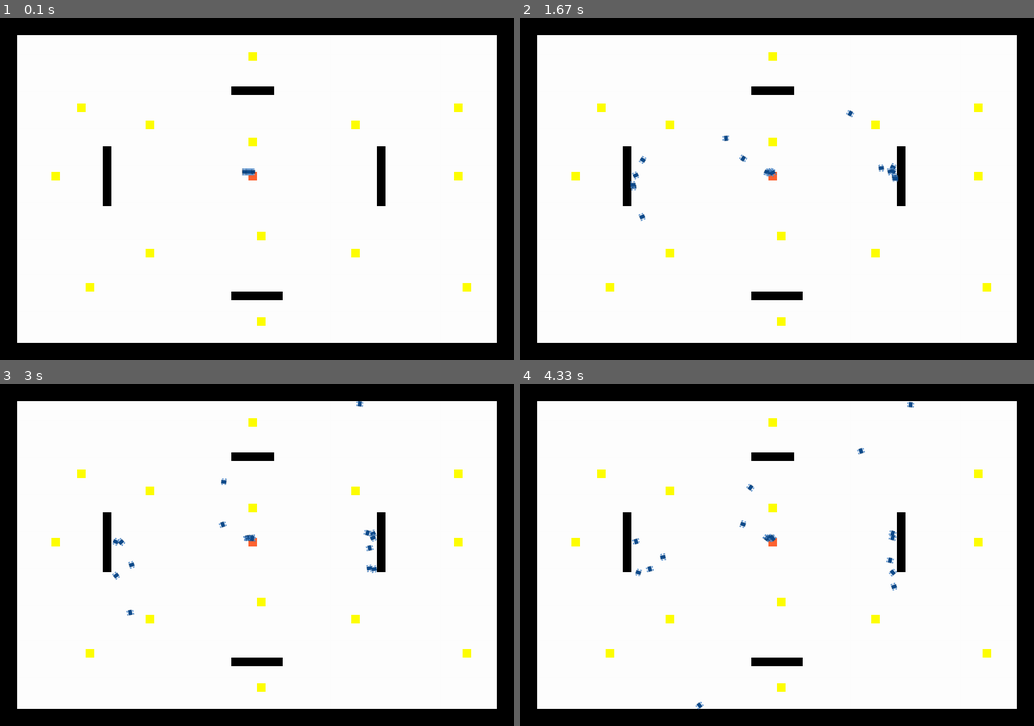
Above: before the commit, frames 1-4 (two rows, left to right).
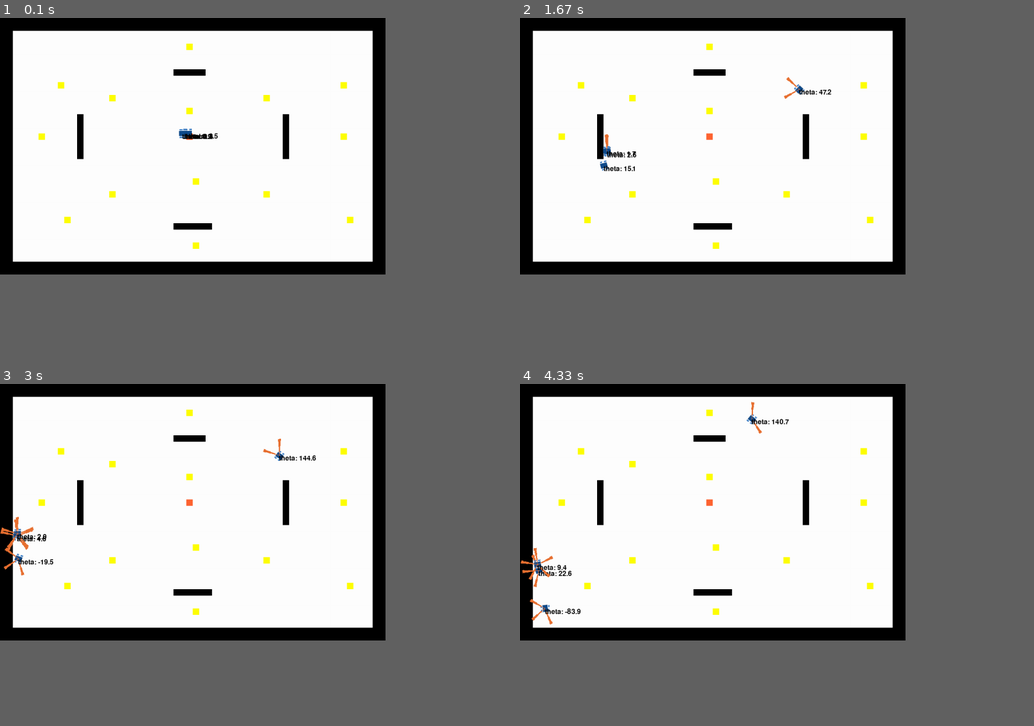
Above: after the commit, the same moments.

Repository: AnishJadoe/bioinspired
Game: pygame game, started from Code/main.py
The game is run twice, just before and just after one commit, with the same random seed, the same clock (stepped at 60 frames per second) and the same inputs.
Inputs:
- Up to frame 1 (0.1 s): no input
- Up to frame 2 (1.67 s): no input
- Up to frame 3 (3 s): no input
- Up to frame 4 (4.33 s): tap Enter at 3.33 s
In our replay, the window is 900x600 before the commit and 675x450 after it. These sizes can differ from the game's own. Grey fills any space a smaller window leaves; there, only what the larger window draws over its background counts as a difference.

The runs differ from the first frame. In frame 1, 18% of the frame differs, in the area x 0-100%, y 0-100%; in frame 2, 18%; in frame 3, 19%; in frame 4, 19%.

Commit message:
Improved naming, starting with better sensor logic

Diff:
--- a/Code/main.py
+++ b/Code/main.py
@@ -10,13 +10,13 @@
 
 np.random.seed(30)
 
-epochs = 1
+epochs = 20
 time = 60000
-n_robots = 20
+n_robots = 4
 ls_cross_rate = [1]
 ls_mut_rate = [1]
 
-wm = WorldMap(skeleton_file="Maps/H_map.txt", map_width=60, map_height=40, tile_size=20)
+wm = WorldMap(skeleton_file="Maps/H_map.txt", map_width=60, map_height=40, tile_size=15)
 GA = GeneticAlgorithmRunner(
     world_map=wm,
     n_robots=n_robots,
@@ -30,5 +30,5 @@
 
 # GA.save_run("saved_runs/test_run_4")
 
-# plot_mean_results(GA)
+plot_mean_results(GA)
 # plot_top_20_results(GA)
--- a/Code/map_generator/txt_to_map.py
+++ b/Code/map_generator/txt_to_map.py
@@ -74,7 +74,7 @@
     def update_map(self, robots):
         for token in self.tokens:
             for robot in robots:
-                if token.colliderect(robot.rect):
+                if token.colliderect(robot.hitbox):
                     self.tokens.pop(self.tokens.index(token))
                     robot.token += 1
                     break
--- a/Code/robot.py
+++ b/Code/robot.py
@@ -71,62 +71,54 @@
         self.collision = 0
         self.token = 0
 
-        self.img = pygame.image.load("Images/robot.png")
+        self.base_img = pygame.image.load("Images/robot.png")
+        self.base_img = pygame.transform.scale(self.base_img, (self.width, self.length))
+        self.base_img = pygame.transform.rotate(self.base_img, math.degrees(self.theta))
         self.sensor_on = pygame.image.load("Images/distance_sensor_on.png")
-        self.sensor_off = pygame.image.load("Images/distance_sensor_off.png")
-        self.img = pygame.transform.scale(self.img, (self.width, self.length))
-        self.rotated = self.img
-        self.rect = self.rotated.get_rect(center=(self.x, self.y))
+        self.sensor_on = pygame.transform.scale(self.sensor_on,(50,80))
+
+        self.trans_img = self.base_img
+        self.hitbox = self.trans_img.get_rect(center=(self.x, self.y))
 
         self.chromosome = chromosome
+
+    def draw_sensor(self,world):
+        for i,sensor in enumerate(self.sensor):
+            if sensor:
+                sensor_image = self.sensor_on
+                sensor_image = pygame.transform.rotate(sensor_image, math.degrees(self.theta) + i* (360//5))
+                sensor_rect_obj = sensor_image.get_rect(center=(self.x,self.y))
+                world.blit(sensor_image, sensor_rect_obj)
+
+    def debug_theta(self,world):
+        font = pygame.font.SysFont(None, 24)
+        img = font.render(f'theta: {round(math.degrees(self.theta),1)}', True, (0,0,0))
+        world.blit(img,(self.x,self.y))
+
+    def draw_robot(self,world):
+        self.trans_img = pygame.transform.rotozoom(self.base_img,
+                                                 math.degrees(self.theta), 1)
+        self.hitbox = self.trans_img.get_rect(center=(self.x, self.y))
+        world.blit(self.trans_img, self.hitbox)
 
     def draw(self, world):
         '''
-        Draws the robot on the world
+        Draws on the world
         '''
-        world.blit(self.rotated, self.rect)
-        # for i,sensor in enumerate(self.sensor):
-        #     if sensor:
-        #         sensor_image = self.sensor_on
-        #     else:
-        #         sensor_image = self.sensor_off
-
-        #     sensor_image = pygame.transform.scale(sensor_image,(50,80))
-        #     sensor_image = pygame.transform.rotate(sensor_image,i* (360//5))
-
-        #     sensor_rect_obj = sensor_image.get_rect(center=(self.x,self.y))
-        #     world.blit(sensor_image, sensor_rect_obj)
-
-
-    def get_collision_FOV(self, FOV):
-        '''
-        Function to check if we have collided with an obstacle, the sensor
-        value is changed whenever there is a collision
-        '''
-
-        self.sensor[0] = 0
-        if FOV[2:5,2:5].sum() >= 1:
-            self.collision += 1  # this is to keep track of the amount of collisions the robot has made
-            if (FOV[2:5,2:5].sum(axis=1) == [3,0,0]).all(): # Head on collision
-                self.collision_angle = math.pi
-            elif (FOV[2:5,2:5].sum(axis=0) == [3,0,0]).all(): # Collision from left
-                self.collision_angle = 0.5*math.pi
-            elif (FOV[2:5,2:5].sum(axis=0) == [0,0,3]).all(): # Collision from right
-                self.collision_angle = -0.5*math.pi
-            else:
-                self.collision_angle = 0
-
-
-            self.sensor[0] = 1
+        self.draw_robot(world)
+        self.draw_sensor(world)
+        self.debug_theta(world)
+
 
     def get_collision(self, world_map: WorldMap):
         """Function to calculate whetere collisions between the walls and the agent have occured
         """
-        index = self.rect.collidelist(world_map.walls)
-        if index != -1:
+        NO_OBSTACLES = -1
+        obstacles = self.hitbox.collidelist(world_map.walls)
+        if obstacles != NO_OBSTACLES: # -1 equals no collision:
             self.collision += 1
             self.sensor[0] = 1
-            return world_map.walls[index]
+            return world_map.walls[obstacles]
         else:
             return 0
 
@@ -136,12 +128,10 @@
         Function to check if we have collided with a token, when this happens the
         robot obtains a token
         '''
-
         for token in tokens:
-            if self.rect.colliderect(token):
-                print(self.token)
-                print(self.token)
+            if self.hitbox.colliderect(token):
                 tokens.pop(token)
+                self.token += 1
 
     def move(self, wall_collided, dt, event=None, auto=False):
 
@@ -193,7 +183,7 @@
         self.omega = (self.vr - self.vl) / self.w
         self.theta += self.omega * dt
 
-        if self.theta > 2 * math.pi or self.theta < -2 * math.pi:
+        if self.theta >= 2*math.pi:
             self.theta = 0
 
         if self.sensor[0]:
@@ -238,25 +228,79 @@
         if self.y >= MAP_SIZE[1] - 1.2 * self.width:
             self.y = MAP_SIZE[1] - 2 - 1.2 * self.width
 
-        self.rotated = pygame.transform.rotozoom(self.img,
-                                                 math.degrees(self.theta), 1)
-        self.rect = self.rotated.get_rect(center=(self.x, self.y))
-
         return
 
-    def get_sensor_FOV(self, FOV):
-        # ASSUME FOV always
+    def find_obstacles(self, FOV):
+
         self.sensor = [0, 0, 0, 0, 0, 0]
+
+        CASE_3 = self.theta >= -2 * (2*math.pi / 5) and self.theta < -1 * (2*math.pi / 5)
+        CASE_2 = self.theta >= -1 * (2*math.pi / 5) and self.theta < 0 * (2*math.pi / 5)
+        CASE_1 = self.theta >= 0 * (2*math.pi / 5) and self.theta < 1 * (2*math.pi / 5)
+        CASE_4 = self.theta >= 1 * (2*math.pi / 5) and self.theta < 2 * (2*math.pi / 5)
+        CASE_5 = self.theta >= 2 * (2*math.pi / 5) and self.theta <= 3 * (2*math.pi / 5)
+
         if FOV[0:3, 0:3].sum() >= 1:  # Top left
-            self.sensor[5] = 1
+
+            if CASE_1:
+                self.sensor[5] = 1
+            if CASE_2:
+                self.sensor[1] = 1
+            if CASE_3:
+                self.sensor[2] = 1
+            if CASE_4:
+                self.sensor[3] = 1
+            if CASE_5:
+                self.sensor[4] = 1
+
         if FOV[0:3, 2].sum() >= 1:  # Center
-            self.sensor[1] = 1
+            if CASE_1:
+                self.sensor[1] = 1
+            if CASE_2:
+                self.sensor[2] = 1
+            if CASE_3:
+                self.sensor[3] = 1
+            if CASE_4:
+                self.sensor[4] = 1
+            if CASE_5:
+                self.sensor[5] = 1
+
         if FOV[0:3, 3:-1].sum() >= 1:  # Top Right
-            self.sensor[2] = 1
+            if CASE_1:
+                self.sensor[2] = 1
+            if CASE_2:
+                self.sensor[3] = 1
+            if CASE_3:
+                self.sensor[4] = 1
+            if CASE_4:
+                self.sensor[5] = 1
+            if CASE_5:
+                self.sensor[1] = 1
+
         if FOV[3:-1, 0:3].sum() >= 1:  # Bot right
-            self.sensor[3] = 1
+            if CASE_1:
+                self.sensor[3] = 1
+            if CASE_2:
+                self.sensor[4] = 1
+            if CASE_3:
+                self.sensor[5] = 1
+            if CASE_4:
+                self.sensor[1] = 1
+            if CASE_5:
+                self.sensor[2] = 1
+
         if FOV[3:-1, 3:-1].sum() >= 1:  # Bot left
-            self.sensor[4] = 1
+            if CASE_1:
+                self.sensor[4] = 1
+            if CASE_2:
+                self.sensor[5] = 1
+            if CASE_3:
+                self.sensor[1] = 1
+            if CASE_4:
+                self.sensor[2] = 1
+            if CASE_5:
+                self.sensor[3] = 1
+
         return
 
     def get_reward(self):
@@ -267,13 +311,11 @@
         return (self.dist_travelled / self.m2p)*10 + \
             self.token * 100 - self.collision# + len(self.visited_cells) * 15
 
-    def find_obstacles(self, map):
+    def get_FOV(self, map):
         FOV_size = 2
         current_pos_x = int(self.x/20)
         current_pos_y = int(self.y/20)
         FOV = map.binary_map[current_pos_x-FOV_size : current_pos_x+FOV_size+1, current_pos_y-FOV_size : current_pos_y+FOV_size+1]
         if FOV.shape != (5,5):
             FOV = np.ones((7,7))
-        # FOV = np.where((abs(np.array(map.grid) - self.rect) <= FOV_size).all(axis=1))[0]
-        # np.where((abs(np.array(map.grid) - self.rect) <= FOV_size).all(axis=1))
         return FOV
--- a/Code/run_simulation.py
+++ b/Code/run_simulation.py
@@ -42,7 +42,7 @@
 
     for i in range(n_robots):
         ls_robots.append(
-            Robot((wm.start_pos.x, wm.start_pos.y), width=15, chromosome=pop[i])
+            Robot((wm.start_pos.x, wm.start_pos.y), width=20, chromosome=pop[i])
         )
 
     dt = 0
@@ -56,13 +56,10 @@
         # Update frame by redrawing everything
         wm.update_map(ls_robots)
         for robot in ls_robots:
-            FOV = robot.find_obstacles(wm)
-            robot.get_sensor_FOV(FOV)
-            wall_collided = robot.get_collision(wm)
-            robot.move(wall_collided, dt, auto=True)
+            robot.find_obstacles(robot.get_FOV(wm))
+            robot.move(robot.get_collision(wm), dt, auto=True)
             robot.draw(wm.surf)
 
-        print(f"Time Elapsed {pygame.time.get_ticks() / 1000}")
         lasttime = pygame.time.get_ticks()
         pygame.display.update()
 
